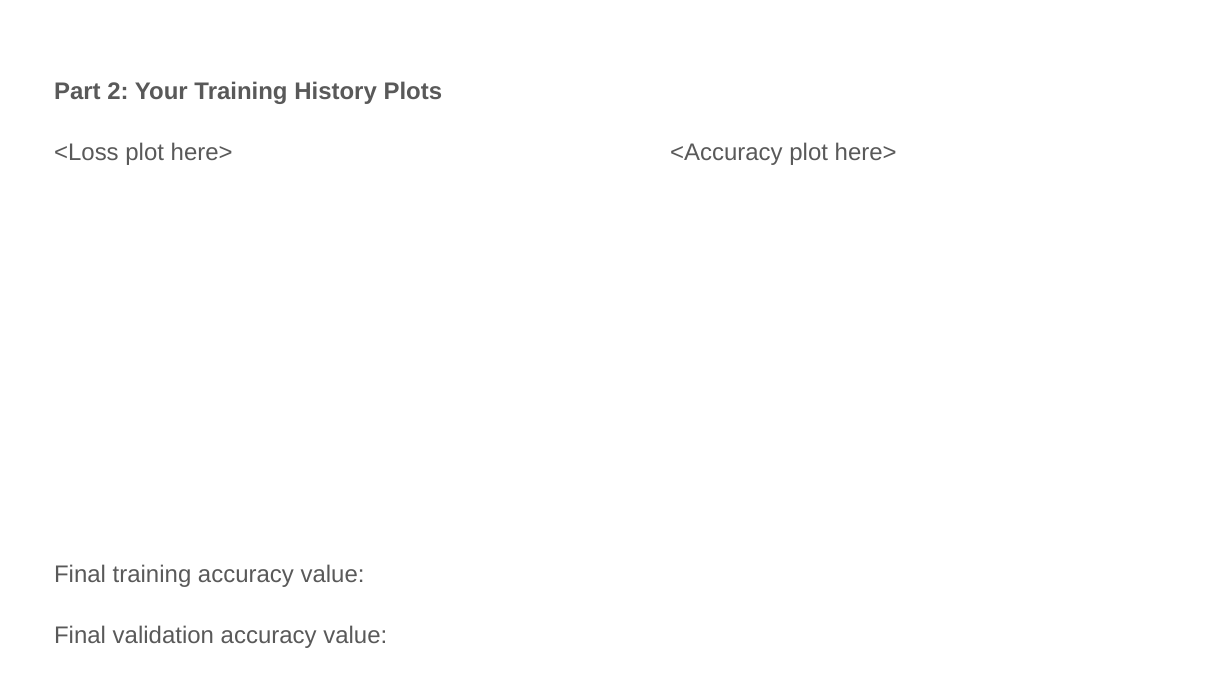
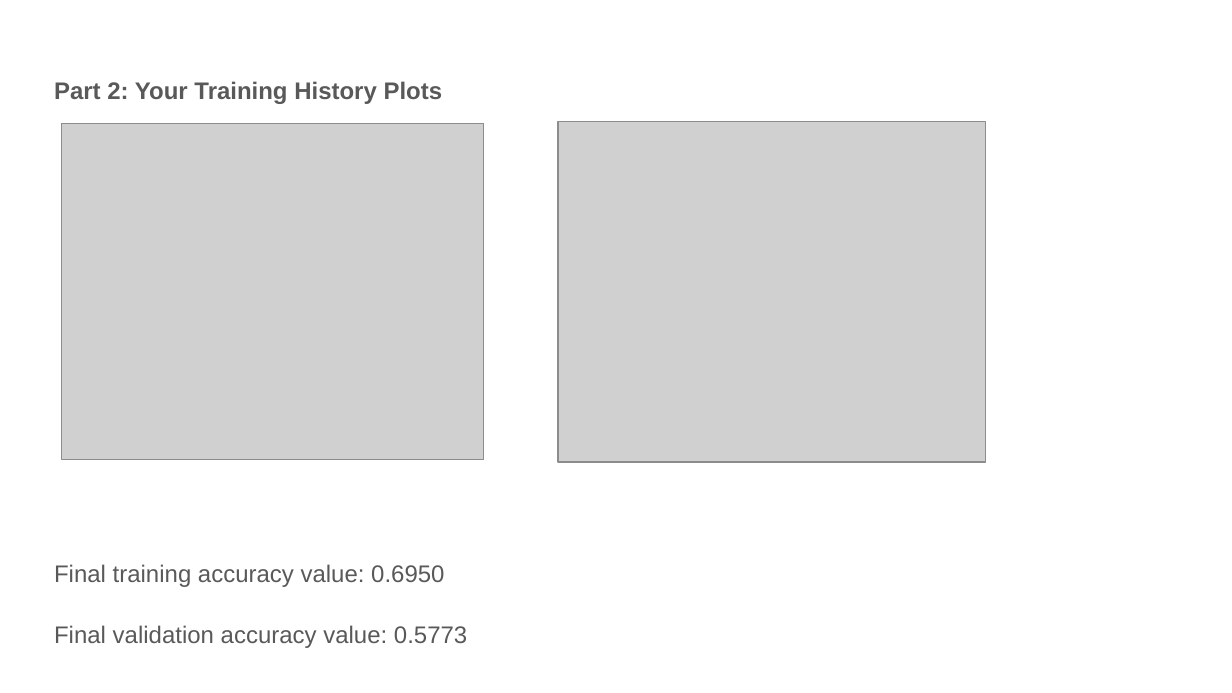
Before and after one commit to CasuallyAlive/Computer_Vision_Projects, a slide deck: slide 5 of src/proj6_6320/proj6_template.pptx. Drawn at 1232x693 pixels with LibreOffice and Linux fonts; fonts in the diff are those of the drawing; grey boxes stand for pictures. Boxes give left, top, right and bottom in pixels: in the first picture for what was removed or moved away, otherwise in the second. Text is boxed around its words. In the diff, an @@ line names an element or a change of style, - is before the commit and + after.

```diff
--- a/src/proj6_6320/proj6_template.pptx
+++ b/src/proj6_6320/proj6_template.pptx
@@ picture added at bbox=[62, 123, 484, 460] @@
@@ picture added at bbox=[558, 122, 986, 462] @@
@@ text at bbox=[54, 564, 467, 648]: text changed @@
-<Loss plot here> <Accuracy plot here>
-Final training accuracy value:
-Final validation accuracy value:
+Final training accuracy value: 0.6950
+Final validation accuracy value: 0.5773
```
Also in this commit, not shown: 9 other slides changed, 1 slide added, 1 slide removed, 9 other files.
